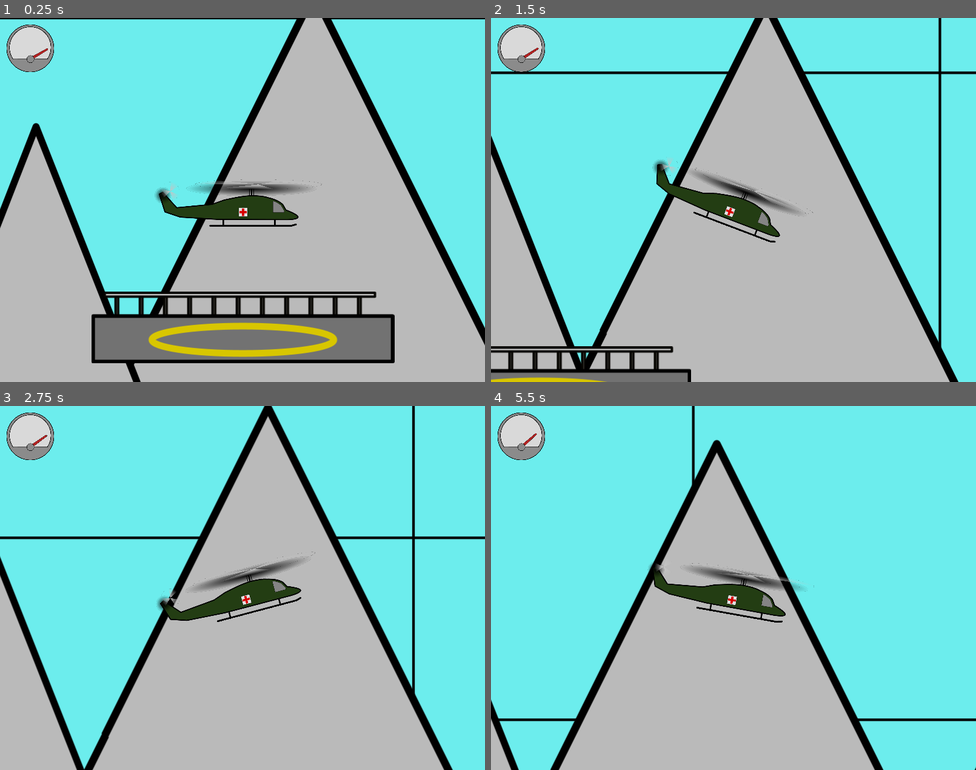
Above: before the commit, frames 1-4 (two rows, left to right).
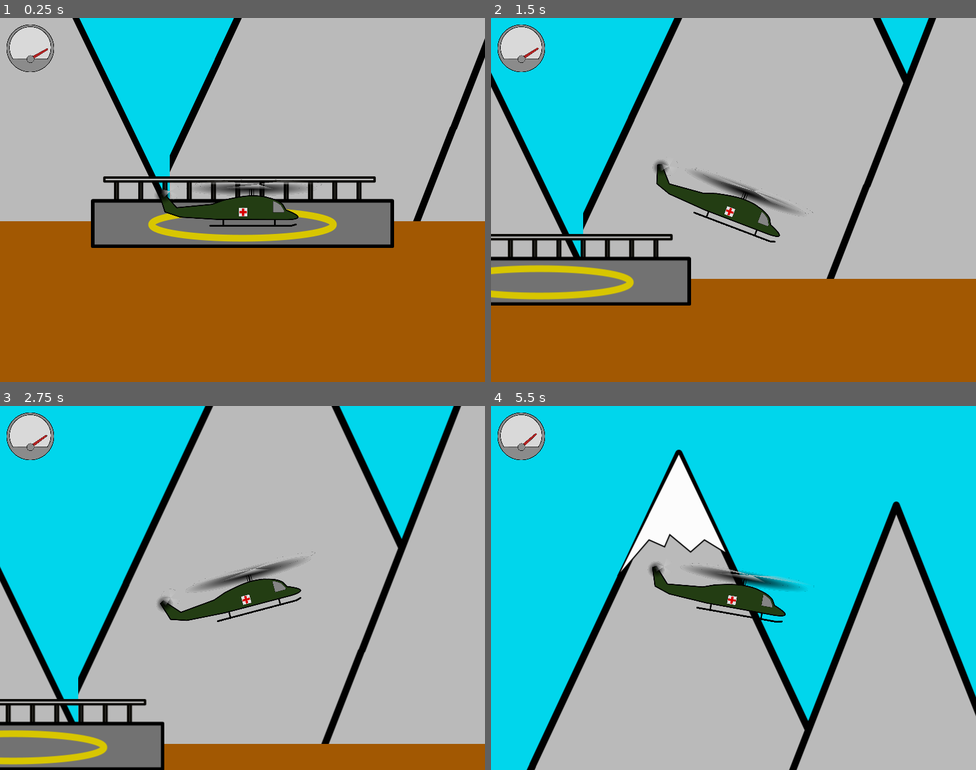
Above: after the commit, the same moments.

Repository: Inglo-Games/EvacHavoc2
Game: Godot game, scene res://scenes/level_template.tscn
The game is run twice, just before and just after one commit, with the same random seed, the same clock (stepped at 60 frames per second) and the same inputs. This scene is started directly instead of the project's main scene.
Inputs (mouse positions are in pixels of both pictures, inside the frame that each line leads up to):
- Up to frame 1 (0.25 s): no input
- Up to frame 2 (1.5 s): move the mouse to (840, 181) at 0.52 s; hold Right (move_right) from 0.53 s (still down); click (840, 181) at 0.67 s; tap Up (move_up) at 0.77 s; move the mouse to (636, 218) at 1.27 s
- Up to frame 3 (2.75 s): tap Up (move_up) at 1.52 s; move the mouse to (291, 507) at 2.02 s; release Right (move_right) at 2.03 s; hold Left (move_left) from 2.03 s (still down)
- Up to frame 4 (5.5 s): move the mouse to (709, 660) at 2.77 s; release Left (move_left) at 2.78 s; hold Right (move_right) 2.78-4.28 s; click (709, 660) at 2.92 s; tap Up (move_up) at 3.02, 3.77, 4.52 s; move the mouse to (879, 642) at 3.52 s; move the mouse to (588, 533) at 4.27 s; hold Left (move_left) 4.28-5.03 s; move the mouse to (757, 588) at 5.02 s; hold Right (move_right) from 5.03 s (still down); click (757, 588) at 5.17 s

The runs differ from the first frame. In frame 1, 86% of the frame differs, in the area x 0-100%, y 0-100%; in frame 2, 79%; in frame 3, 68%; in frame 4, 77%.

Commit message:
Fixing background of level template

Diff:
--- a/game/scenes/level_template.tscn
+++ b/game/scenes/level_template.tscn
@@ -4,11 +4,12 @@
 [ext_resource path="res://scenes/gauge.tscn" type="PackedScene" id=2]
 [ext_resource path="res://scripts/level_template.gd" type="Script" id=3]
 [ext_resource path="res://scenes/dialog.tscn" type="PackedScene" id=4]
-[ext_resource path="res://assets/sprites/bg_sky.svg" type="Texture" id=5]
+[ext_resource path="res://assets/sfx/applause.wav" type="AudioStream" id=5]
 [ext_resource path="res://assets/sprites/mountains01.svg" type="Texture" id=6]
 [ext_resource path="res://assets/sprites/helipad.svg" type="Texture" id=7]
 
-[sub_resource type="LineShape2D" id=1]
+[sub_resource type="RectangleShape2D" id=3]
+extents = Vector2( 5000, 10 )
 
 [sub_resource type="RectangleShape2D" id=2]
 extents = Vector2( 160, 30 )
@@ -21,15 +22,22 @@
 [node name="sky" type="ParallaxLayer" parent="bg"]
 motion_mirroring = Vector2( 1920, 1080 )
 
-[node name="Sprite" type="Sprite" parent="bg/sky"]
-texture = ExtResource( 5 )
+[node name="ColorRect" type="ColorRect" parent="bg/sky"]
+margin_right = 1920.0
+margin_bottom = 1080.0
+color = Color( 0, 0.843137, 0.929412, 1 )
+__meta__ = {
+"_edit_use_anchors_": false
+}
 
 [node name="mtn01" type="ParallaxLayer" parent="bg"]
-motion_scale = Vector2( 0.2, 0.2 )
+motion_scale = Vector2( 0.4, 1 )
 motion_mirroring = Vector2( 1920, 0 )
 
 [node name="Sprite" type="Sprite" parent="bg/mtn01"]
 texture = ExtResource( 6 )
+centered = false
+offset = Vector2( 0, -1080 )
 
 [node name="mtn02" type="ParallaxLayer" parent="bg"]
 
@@ -56,9 +64,19 @@
 [node name="ground" type="StaticBody2D" parent="."]
 
 [node name="shape" type="CollisionShape2D" parent="ground"]
-shape = SubResource( 1 )
+shape = SubResource( 3 )
 
 [node name="sprite" type="Sprite" parent="ground"]
+
+[node name="ColorRect" type="ColorRect" parent="ground"]
+margin_left = -5000.0
+margin_top = -15.0
+margin_right = 5000.0
+margin_bottom = 1905.0
+color = Color( 0.639216, 0.34902, 0.0117647, 1 )
+__meta__ = {
+"_edit_use_anchors_": false
+}
 
 [node name="helipad" type="Area2D" parent="."]
 position = Vector2( 300, -30 )
@@ -70,5 +88,11 @@
 shape = SubResource( 2 )
 
 [node name="player" parent="." instance=ExtResource( 1 )]
-position = Vector2( 299.38, -239.914 )
+position = Vector2( 300, -50 )
 scale = Vector2( 0.3, 0.3 )
+
+[node name="bgm" type="AudioStreamPlayer" parent="."]
+autoplay = true
+
+[node name="applause" type="AudioStreamPlayer" parent="."]
+stream = ExtResource( 5 )
